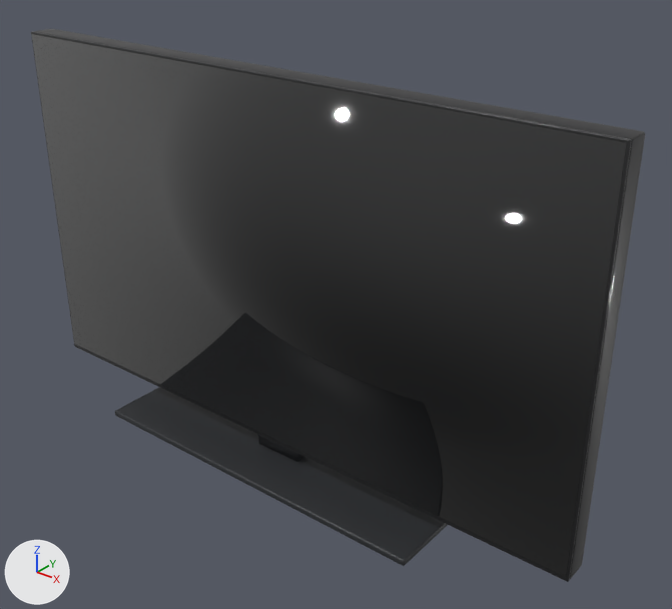
Two versions of the glTF model apps/web/models/products/OLED77G6KNA.glb, one commit apart.
The view is the same before and after, from a 50 mm lens placed at (1.434, -1.56, 1.479), pointed at (0.129, 0.071, 0.468). Lighting does not change. The marker at lower left points along +X, +Y and +Z. The first picture is the older version.

Objects in the first picture: 'OLED77G6KNA'.
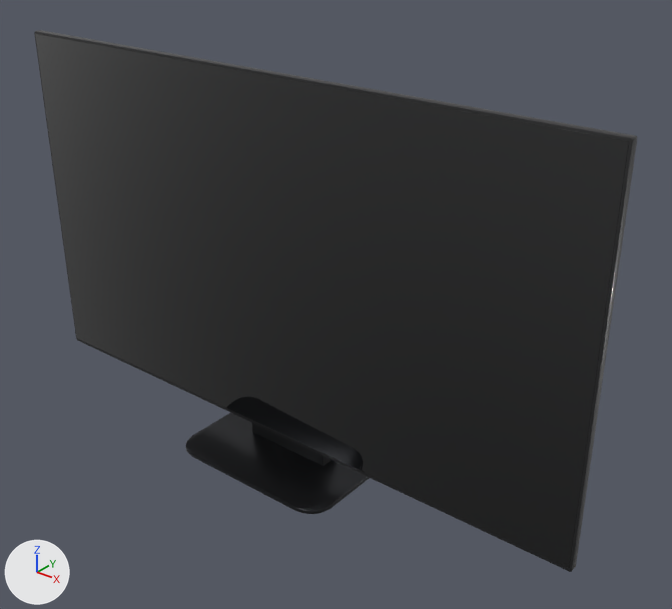
The change, as a list of edits to the scene's bpy script:
```text
Add mat_3a3b3e_m:
    mat_3a3b3e_m = principled_material('#3A3B3E/m')
    mat_3a3b3e_m.base_color = (0.0423, 0.0437, 0.0482)  # dark grey #3a3b3e
    mat_3a3b3e_m.metallic = 0.9
    mat_3a3b3e_m.roughness = 0.3
Add mat_dark:
    mat_dark = principled_material('dark')
    mat_dark.base_color = (0.011, 0.0116, 0.013)  # black #1b1c1e
    mat_dark.coat_weight = 0.1
Change me_part:
    used by ob_oled77g6kna; location = (0.0, 0.0, 0.0)
    remove me_part.from_pydata(...)  # 304 vertices, 588 faces; spans x -0.86..0.86, y -0.16..0.16, z 0.0..1.04
    remove me_part.materials.append(mat_body)  # black #1c1c1e
    add me_part.from_pydata(...)  # 552 vertices, 1084 faces; spans x -0.86..0.86, y -0.16..0.16, z 0.0..1.04
    me_part part 1: the loose piece of 96 vertices spanning x -0.86..0.86, y -0.04..-0.03, z 0.06..1.04 is scaled about its middle by (0.994, 0.272, 0.965), then moved by (0.0, 0.01, 0.01), in mat_screen (black #050608)
    me_part part 2: the loose piece of 96 vertices spanning x -0.51..0.51, y -0.16..0.16, z 0.0..0.02 is rebuilt with 168 vertices and now spans x -0.25..0.25, y -0.16..0.16, z 0.0..0.01, in mat_3a3b3e_m (dark grey #3a3b3e)
    me_part part 3: the loose piece of 8 vertices spanning x -0.85..0.85, y -0.04..-0.03, z 0.07..1.03 is rebuilt with 168 vertices and now spans x -0.72..0.72, y 0.0..0.02, z 0.14..0.77, in mat_dark (black #1b1c1e)
    me_part part 4: a new loose piece of 24 vertices spanning x -0.13..0.13, y 0.02..0.1, z 0.0..0.35, in mat_dark (black #1b1c1e)
    me_part part 5: the loose piece of 8 vertices spanning x -0.07..0.07, y -0.02..0.02, z 0.02..0.06 is deleted
    me_part part 6
    80 vertices are removed from x -0.86..0.86, y -0.03..0.04, z 0.06..1.04
    187 faces are deleted
    70 vertices are added at x -0.86..0.86, y -0.02..0.0, z 0.08..1.04
    10 new vertices lie (0.0, 0.0, -0.94) away from vertices in x -0.86..0.86, y -0.02..0.0, z 1.03..1.04
    187 new faces join them, mat_finish (black #1c1c1e)
    remove me_part.materials.append(mat_trim)  # dark grey #2b2d30
    add me_part.materials.append(mat_dark)  # black #1b1c1e
    add me_part.materials.append(mat_3a3b3e_m)  # dark grey #3a3b3e
```

Changed parts and their boxes [x1, y1, x2, y2] in the pictures (672 x 609 px; the box of a moved part takes in the faces that stretch with it):
'OLED77G6KNA', reshaped: before [31, 29, 645, 582]; after [34, 30, 637, 572]
part 1 of me_part, moved or reshaped: before [31, 31, 631, 582]; after [35, 34, 629, 568]
part 2 of me_part, rebuilt (45% narrower, 43% shorter): before [115, 387, 447, 566]; after [186, 413, 369, 514]
part 3 of me_part, rebuilt (not visible afterwards): before [32, 34, 627, 577]
part 4 of me_part, added (black): after [252, 423, 331, 466]
part 5 of me_part, deleted: before [258, 434, 305, 462]
part 6 of me_part, moved or reshaped: before [34, 29, 645, 579]; after [34, 30, 637, 572]
